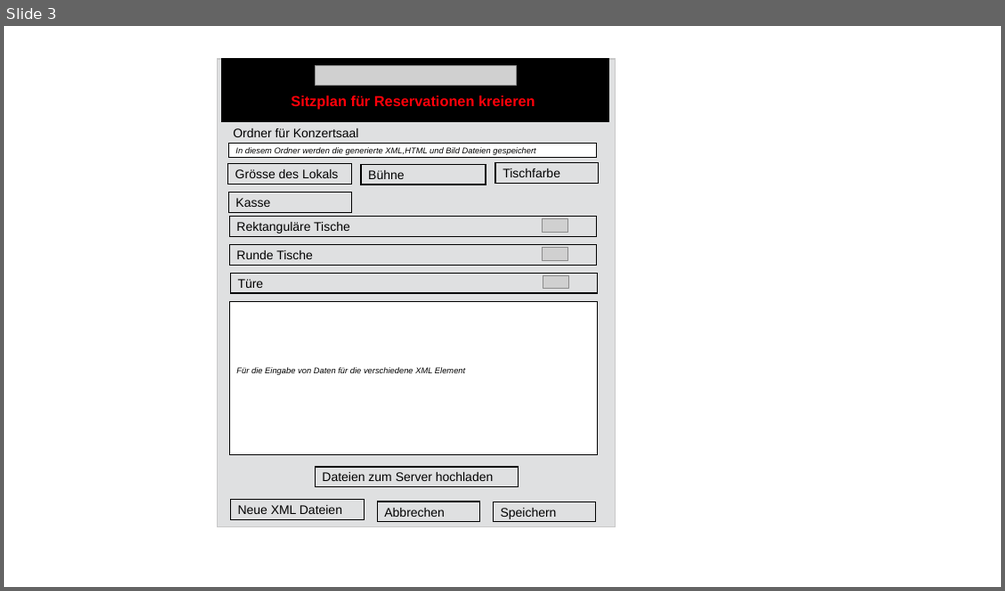
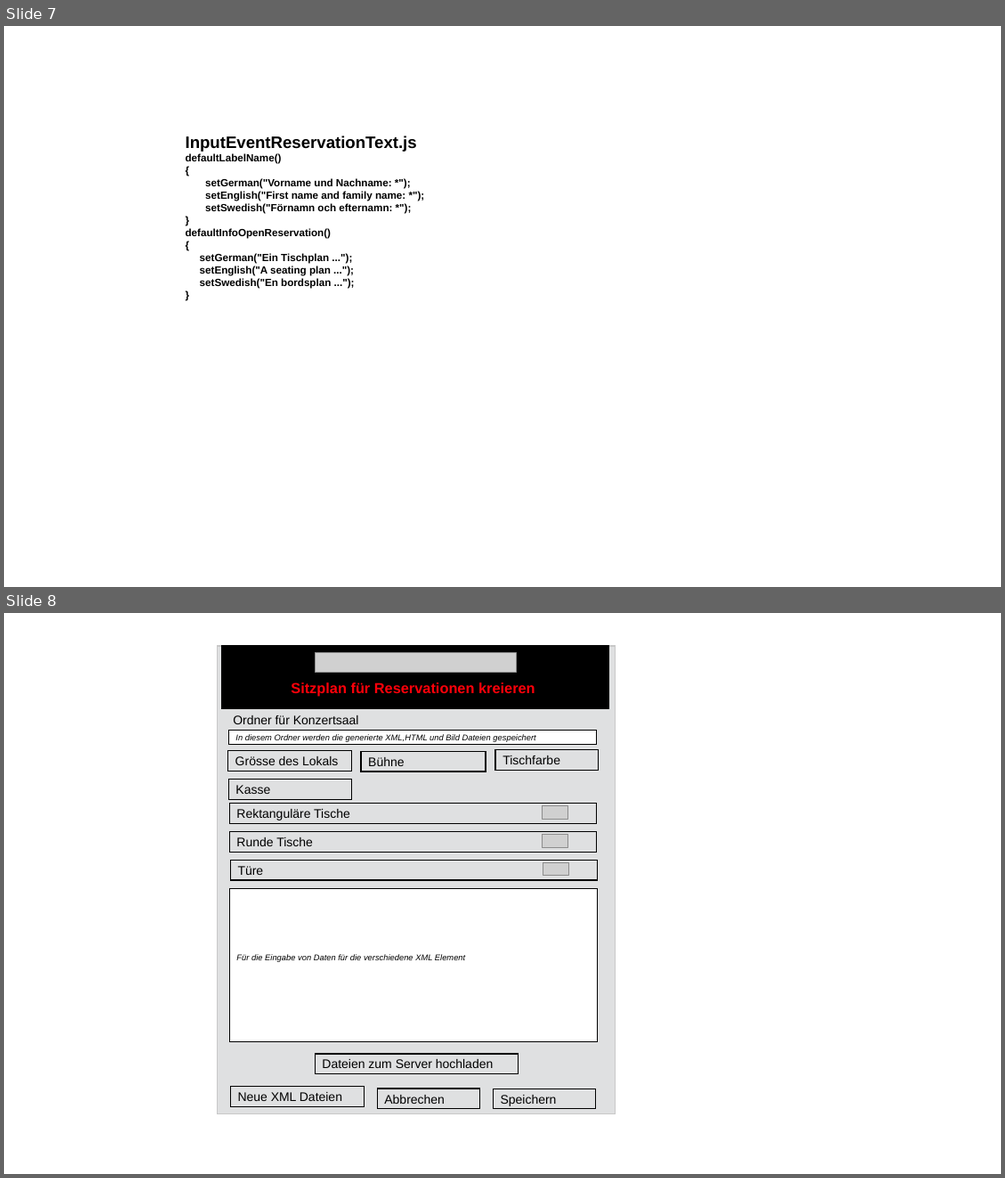
Before and after one commit to JazzLiveAarau/WwwReservationLayout, a slide deck: Description/ReservationLayout.pptx. Shown one above the other, each under a label of ours: slide 3 before the commit, slides 7 and 8 after it. The pictures are 1005x591 and 1005x1178 pixels, drawn with LibreOffice and Linux fonts; fonts in the diff are those of the drawing; grey boxes stand for pictures. Boxes give left, top, right and bottom in pixels: in the first picture for what was removed or moved away, otherwise in the second. Text is boxed around its words. In the diff, an @@ line names an element or a change of style, - is before the commit and + after.

```diff
--- a/Description/ReservationLayout.pptx
+++ b/Description/ReservationLayout.pptx
@@ slide 7 added at bbox=[4, 26, 1001, 587], background #FFFFFF @@
@@ text added at bbox=[186, 135, 417, 289], 10 pt, text #000000, bold @@
+InputEventReservationText.js
+defaultLabelName()
+{
+setGerman("Vorname und Nachname: *");
+setEnglish("First name and family name: *");
+setSwedish("Förnamn och efternamn: *");
+}
+defaultInfoOpenReservation()
+{
+setGerman("Ein Tischplan ...");
+setEnglish("A seating plan ...");
+setSwedish("En bordsplan ...");
+}
@@ what was slide 3 is now slide 8 @@
```
Also in this commit, not shown: 3 slides changed, 7 other slides added, 4 slides removed, 6 other files.
